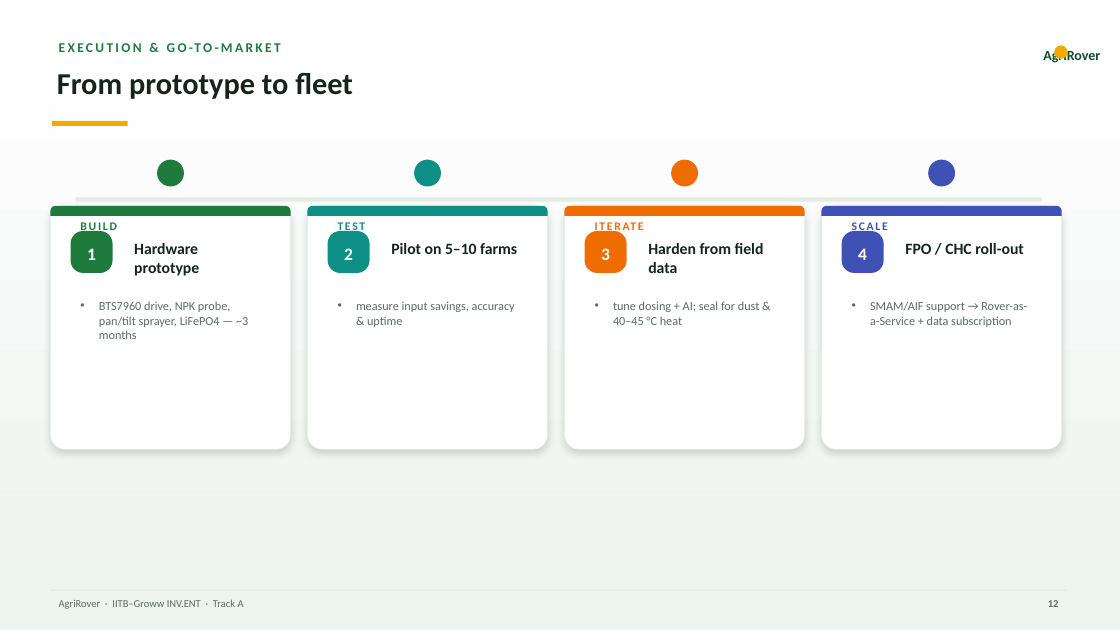
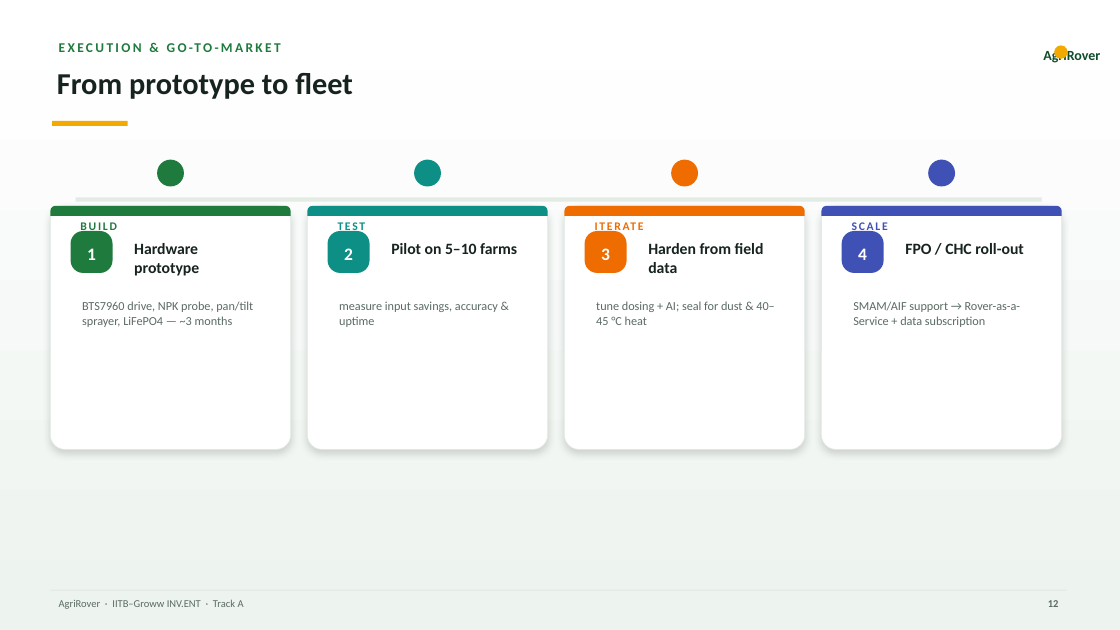
Before and after one commit to aman123825/agrobot, a slide deck: slide 12 of AgriRover_GrowwxIITB.pptx. Drawn at 1120x630 pixels with LibreOffice and Linux fonts; fonts in the diff are those of the drawing. Boxes give left, top, right and bottom in pixels: in the first picture for what was removed or moved away, otherwise in the second. Text is boxed around its words. In the diff, an @@ line names an element or a change of style, - is before the commit and + after.

```diff
--- a/AgriRover_GrowwxIITB.pptx
+++ b/AgriRover_GrowwxIITB.pptx
@@ bullet • to none in 4 elements at (82, 301, 253, 327), (339, 301, 498, 327), (596, 301, 774, 325), (853, 301, 1021, 327) @@
```
Also in this commit, not shown: 9 other slides changed.
